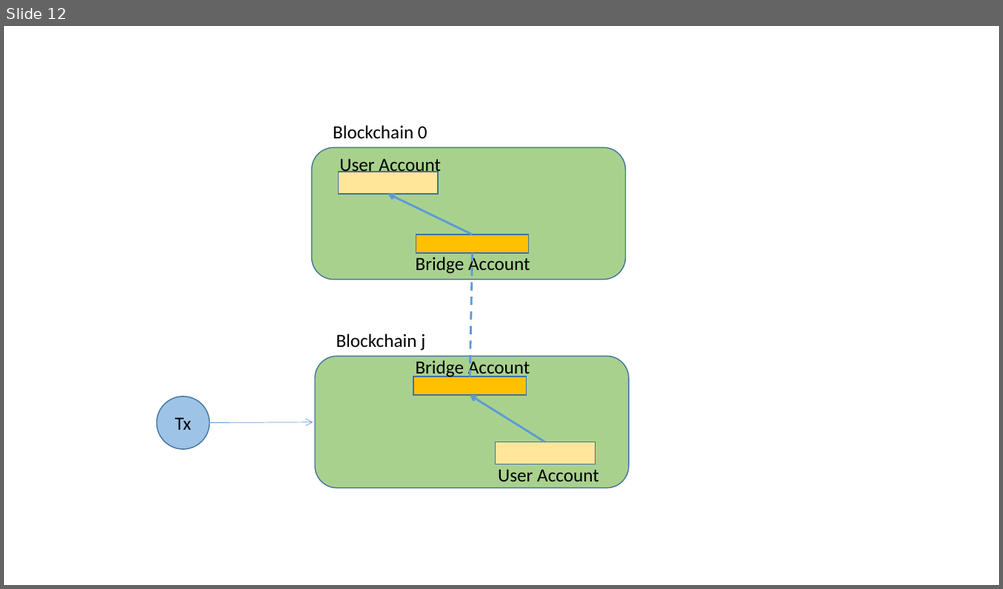
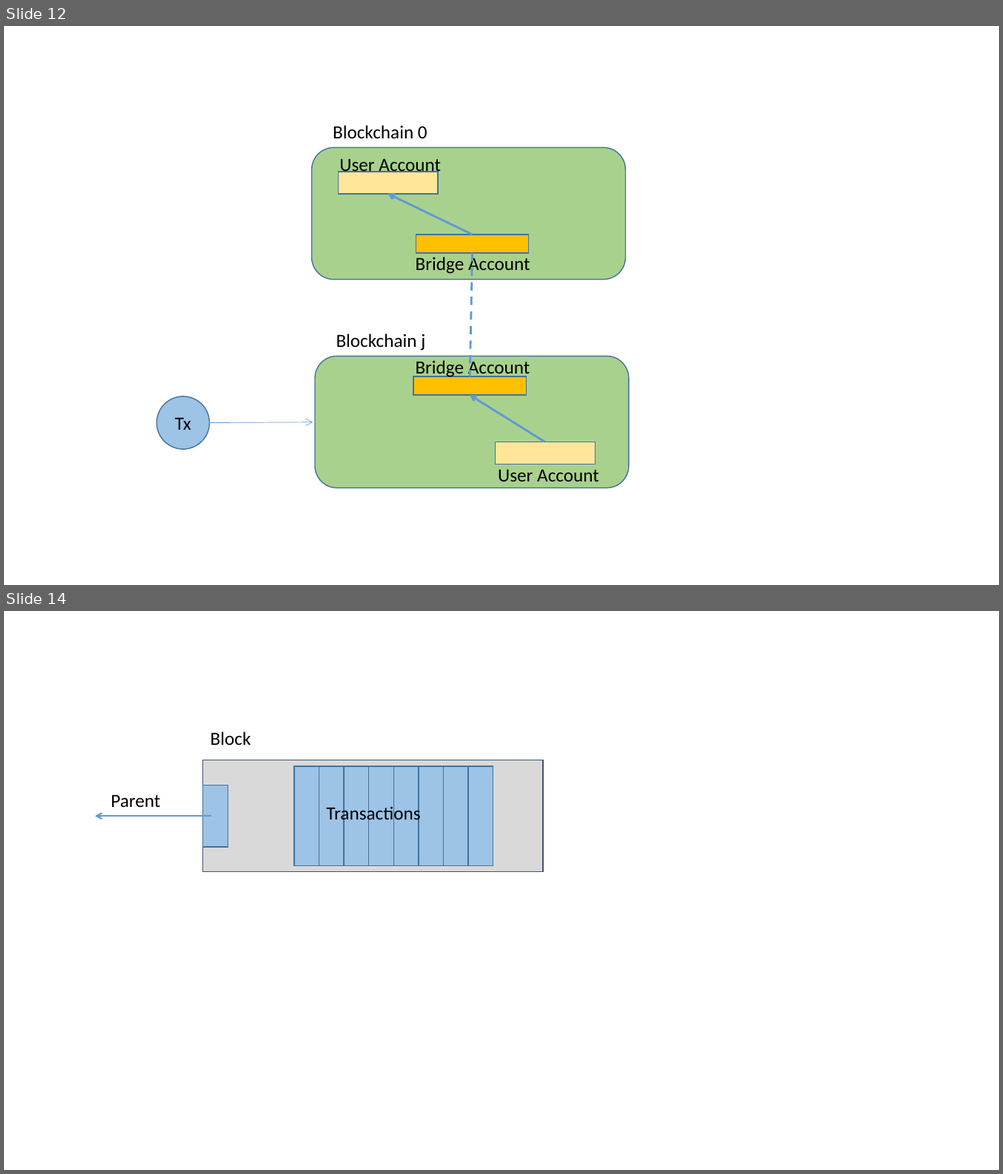
Before and after one commit to ajlopez/Talks, a slide deck: ConnBlockchains/images/BlockchainImages2.pptx. Shown one above the other, each under a label of ours: slide 12 before the commit, slides 12 and 14 after it; the slides between them are not shown. The pictures are 1003x589 and 1003x1174 pixels, drawn with LibreOffice and Linux fonts; fonts in the diff are those of the drawing. Boxes give left, top, right and bottom in pixels: in the first picture for what was removed or moved away, otherwise in the second. Text is boxed around its words. In the diff, an @@ line names an element or a change of style, - is before the commit and + after.

Commit message:
New connecting blockchain images

```diff
--- a/ConnBlockchains/images/BlockchainImages2.pptx
+++ b/ConnBlockchains/images/BlockchainImages2.pptx
@@ slide 14 added at (4, 611, 999, 1170), background #FFFFFF @@
@@ text added at (210, 732, 251, 745), 18 pt, text #000000 @@
+Block
@@ rectangle added at (203, 760, 543, 872), fill #D9D9D9, outline #44546A 1 pt @@
@@ rectangle added at (203, 785, 227, 847), fill #9DC3E6, outline #43739E 1 pt @@
@@ rectangle added at (294, 766, 318, 866), fill #9DC3E6, outline #43739E 1 pt @@
@@ rectangle added at (318, 766, 344, 866), fill #9DC3E6, outline #43739E 1 pt @@
@@ rectangle added at (344, 766, 369, 866), fill #9DC3E6, outline #43739E 1 pt @@
@@ rectangle added at (369, 766, 393, 866), fill #9DC3E6, outline #43739E 1 pt @@
@@ rectangle added at (393, 766, 418, 866), fill #9DC3E6, outline #43739E 1 pt @@
@@ rectangle added at (419, 766, 444, 866), fill #9DC3E6, outline #43739E 1 pt @@
@@ rectangle added at (444, 766, 468, 866), fill #9DC3E6, outline #43739E 1 pt @@
@@ rectangle added at (468, 766, 492, 866), fill #9DC3E6, outline #43739E 1 pt @@
@@ text added at (111, 795, 160, 807), 18 pt, text #000000 @@
+Parent
@@ text added at (326, 804, 420, 824), 18 pt, text #000000 @@
+Transactions
@@ arrow added from (211, 816) to (95, 816), #5B9BD5 1.5 pt @@
```
Also in this commit, not shown: 3 other slides added, 4 other files.
